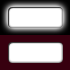
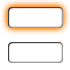
Revision of a layered 70x70 image; what changed, layer by layer:
hid "背景" over (0, 0, 70, 70)
